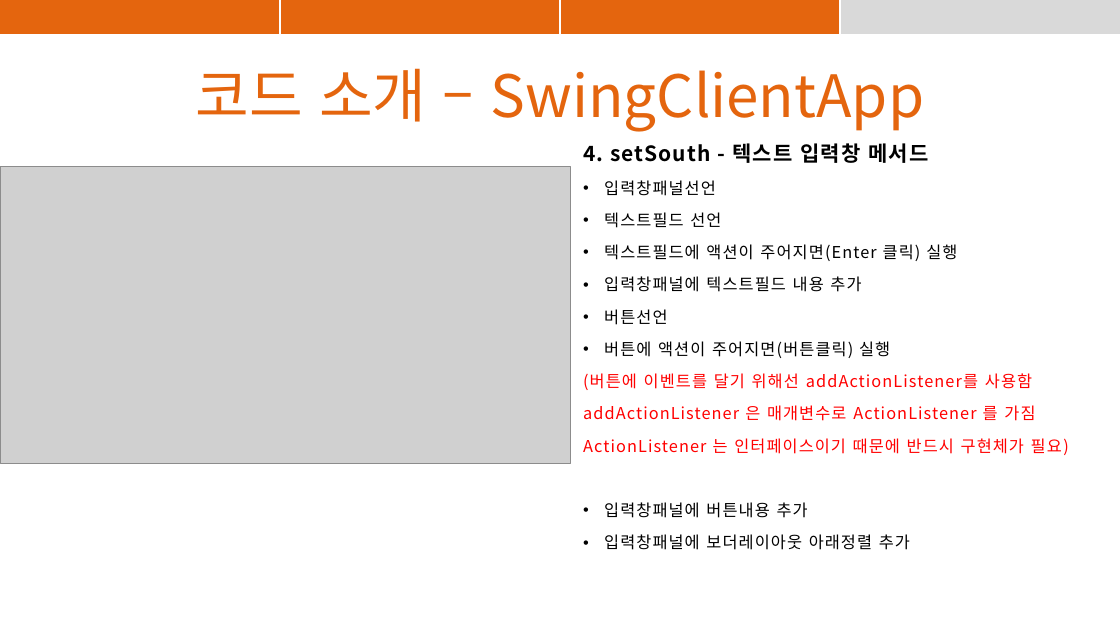
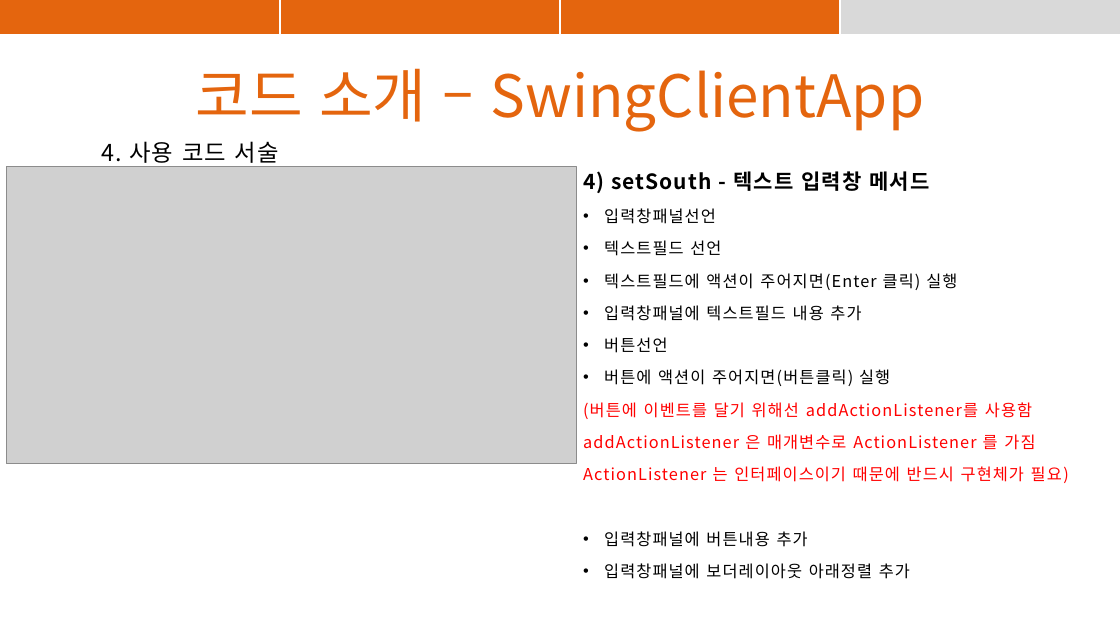
Before and after one commit to suyons/StrangeChat, a slide deck: slide 40 of StrangeChat_PPT_수진.pptx. Drawn at 1120x630 pixels with LibreOffice and Linux fonts; fonts in the diff are those of the drawing; grey boxes stand for pictures. Boxes give left, top, right and bottom in pixels: in the first picture for what was removed or moved away, otherwise in the second. Text is boxed around its words. In the diff, an @@ line names an element or a change of style, - is before the commit and + after.

Commit message:
수진 : SWING관련 발표자료
내용

```diff
--- a/StrangeChat_PPT_수진.pptx
+++ b/StrangeChat_PPT_수진.pptx
@@ text added at [101,141,279,167], 20 pt, text #000000 @@
+4. 사용 코드 서술
@@ picture: place and size @@
-picture at [0,166,571,464]
+picture at [6,166,576,464]
@@ text "4) setSouth - 텍스트 입력창 ...": place and size @@
-text "4) setSouth - 텍스트 입력창 ..." at [583,143,1069,550]
+text "4) setSouth - 텍스트 입력창 ..." at [583,171,1069,579]
@@ text at [583,171,929,193]: text changed @@
-4. setSouth - 텍스트 입력창 메서드
+4) setSouth - 텍스트 입력창 메서드
```
Also in this commit, not shown: 5 other slides changed.
